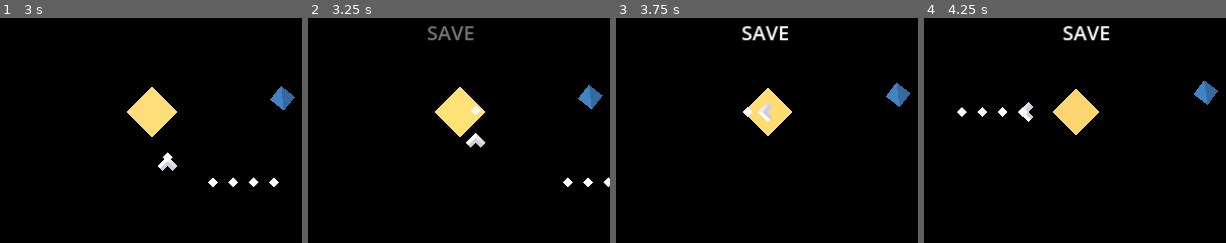
Above: before the commit, frames 1-4 (left to right).
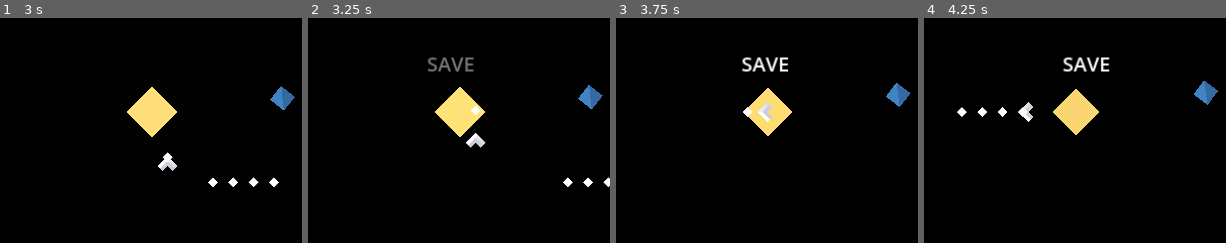
Above: after the commit, the same moments.

Repository: wdfeer/spaceshooter
Game: Godot game, scene res://src/solar_system/solar_system.tscn
Same seed, same stepped clock (60 frames per second), same inputs: the game is played once before the commit and once after it.
Inputs (mouse positions are % of the whole screen's width and height, from its top left):
- Up to frame 1 (3 s): move the mouse to (83, 45) at 0.52 s; press the mouse at (83, 45) at 0.53 s; hold D (right) 0.53-1.28 s; move the mouse to (27, 55) at 1.27 s; release the mouse at (27, 55) at 1.28 s; hold S (down) 1.28-2.03 s; click (27, 55) at 1.35 s; move the mouse to (67, 28) at 2.02 s; press the mouse at (67, 28) at 2.03 s; hold D (right) 2.03-2.78 s; move the mouse to (47, 70) at 2.77 s; release the mouse at (47, 70) at 2.78 s; hold W (up) from 2.78 s (still down); click (47, 70) at 2.85 s
- Up to frame 2 (3.25 s): keep holding W (up)
- Up to frame 3 (3.75 s): move the mouse to (93, 65) at 3.52 s; release W (up) at 3.53 s; press the mouse at (93, 65) at 3.53 s; hold A (left) from 3.53 s (still down)
- Up to frame 4 (4.25 s): keep holding A (left)
The pictures show only the part of the screen within x 29-79%, y 29-79%; the shares and areas given below are measured in that part.

Frame 1 is identical in both runs. In frame 2, 1.1% of the frame differs, in the area x 39-55%, y 3-24%; in frame 3, 1.3%, in the area x 41-57%, y 3-24%; in frame 4, 1.2%.

Commit message:
Load earth.tscn on Earth

Diff:
--- /dev/null
+++ b/src/earth.tscn
@@ -0,0 +1,43 @@
+[gd_scene load_steps=4 format=3 uid="uid://dnxa8qfdff4oq"]
+
+[ext_resource type="Script" path="res://src/mars.gd" id="1_dtj53"]
+[ext_resource type="PackedScene" uid="uid://bbwre6tb1fepi" path="res://src/player/player.tscn" id="3_ca04a"]
+
+[sub_resource type="RectangleShape2D" id="RectangleShape2D_xr4fa"]
+size = Vector2(2640, 1480)
+
+[node name="Earth" type="Area2D"]
+position = Vector2(1280, 720)
+monitorable = false
+script = ExtResource("1_dtj53")
+
+[node name="CollisionShape2D" type="CollisionShape2D" parent="."]
+visible = false
+shape = SubResource("RectangleShape2D_xr4fa")
+
+[node name="Earth" type="Polygon2D" parent="."]
+position = Vector2(640, 48)
+color = Color(0.258008, 0.523161, 0.782836, 1)
+polygon = PackedVector2Array(0, -384, -384, 0, 0, 384, 384, 0)
+
+[node name="NorthAmerica" type="Polygon2D" parent="Earth"]
+color = Color(0.2, 0.5, 0.2, 1)
+polygon = PackedVector2Array(-192, 0, -48, -144, -144, -240, -288, -96, -192, -96)
+
+[node name="Eurasia" type="Polygon2D" parent="Earth"]
+position = Vector2(0, 192)
+color = Color(0.2, 0.5, 0.2, 1)
+polygon = PackedVector2Array(-288, -96, -240, -96, -192, -144, -144, -96, -144, -48, -48, -48, 48, 48, 48, 144, 0, 192)
+
+[node name="IceCap" type="Polygon2D" parent="Earth"]
+color = Color(1, 1, 1, 0.588235)
+polygon = PackedVector2Array(-48, 0, 0, -48, 48, 0, 0, 48)
+
+[node name="Shadow" type="Polygon2D" parent="Earth"]
+modulate = Color(1, 1, 1, 0.196078)
+color = Color(0, 0, 0, 1)
+polygon = PackedVector2Array(0, -384, 0, 384, 384, 0)
+
+[node name="Player" parent="." instance=ExtResource("3_ca04a")]
+
+[connection signal="area_exited" from="." to="." method="_on_area_exited"]
--- a/src/solar_system/solar_system.gd
+++ b/src/solar_system/solar_system.gd
@@ -1,11 +1,18 @@
 extends Area2D
-pass # Replace with function body.
+
 func _on_area_exited(area: Area2D) -> void:
 	if area is Player:
 		area.global_position = global_position
 
 @export
 var mars_scene: PackedScene
+@export
+var earth_scene: PackedScene
+
 func _on_mars_loader_area_entered(area: Area2D) -> void:
 	if area is Player:
 		get_tree().change_scene_to_packed(mars_scene)
+
+func _on_earth_area_area_entered(area: Area2D) -> void:
+	if area is Player:
+		get_tree().change_scene_to_packed(earth_scene)
--- a/src/solar_system/solar_system.tscn
+++ b/src/solar_system/solar_system.tscn
@@ -1,9 +1,10 @@
-[gd_scene load_steps=16 format=3 uid="uid://bo2uyrutxrce5"]
+[gd_scene load_steps=17 format=3 uid="uid://bo2uyrutxrce5"]
 
 [ext_resource type="Script" path="res://src/solar_system/sun_visual.gd" id="1_fy3yr"]
 [ext_resource type="PackedScene" uid="uid://bbwre6tb1fepi" path="res://src/player/player.tscn" id="1_xq2cx"]
 [ext_resource type="Script" path="res://src/solar_system/solar_system.gd" id="1_yhnk1"]
-[ext_resource type="PackedScene" uid="uid://1jqojvimrfhr" path="res://src/mars.tscn" id="2_w5d6k"]
+[ext_resource type="PackedScene" uid="uid://1jqojvimrfhr" path="res://src/planet_play_area.tscn" id="2_w5d6k"]
+[ext_resource type="PackedScene" uid="uid://dnxa8qfdff4oq" path="res://src/earth.tscn" id="3_uuu3a"]
 [ext_resource type="Script" path="res://src/solar_system/kill_count.gd" id="4_p00e3"]
 [ext_resource type="Script" path="res://src/solar_system/sun_area.gd" id="4_t8s7a"]
 [ext_resource type="Script" path="res://src/solar_system/planet.gd" id="4_wj1of"]
@@ -130,6 +131,7 @@
 monitorable = false
 script = ExtResource("1_yhnk1")
 mars_scene = ExtResource("2_w5d6k")
+earth_scene = ExtResource("3_uuu3a")
 
 [node name="Sun" type="Node2D" parent="."]
 
@@ -173,7 +175,7 @@
 script = ExtResource("4_p00e3")
 
 [node name="SaveArea" type="Area2D" parent="Sun/SunArea/HoverUI"]
-position = Vector2(0, -300)
+position = Vector2(0, -200)
 script = ExtResource("5_5ucw4")
 
 [node name="CollisionPolygon2D" type="CollisionPolygon2D" parent="Sun/SunArea/HoverUI/SaveArea"]
@@ -210,6 +212,11 @@
 color = Color(0, 0, 0, 1)
 polygon = PackedVector2Array(0, -40, 0, 40, 40, 0)
 
+[node name="EarthArea" type="Area2D" parent="Earth"]
+
+[node name="CollisionPolygon2D" type="CollisionPolygon2D" parent="Earth/EarthArea"]
+polygon = PackedVector2Array(-80, 0, 0, -80, 80, 0, 0, 80)
+
 [node name="Mars" type="Polygon2D" parent="."]
 position = Vector2(650, 0)
 scale = Vector2(0.8, 0.8)
@@ -237,4 +244,5 @@
 [connection signal="area_entered" from="Sun/SunArea" to="Sun/SunArea" method="_on_area_entered"]
 [connection signal="area_exited" from="Sun/SunArea" to="Sun/SunArea" method="_on_area_exited"]
 [connection signal="area_entered" from="Sun/SunArea/HoverUI/SaveArea" to="Sun/SunArea/HoverUI/SaveArea" method="_on_area_entered"]
+[connection signal="area_entered" from="Earth/EarthArea" to="." method="_on_earth_area_area_entered"]
 [connection signal="area_entered" from="Mars/MarsLoader" to="." method="_on_mars_loader_area_entered"]
Renamed: src/mars.tscn -> src/planet_play_area.tscn
